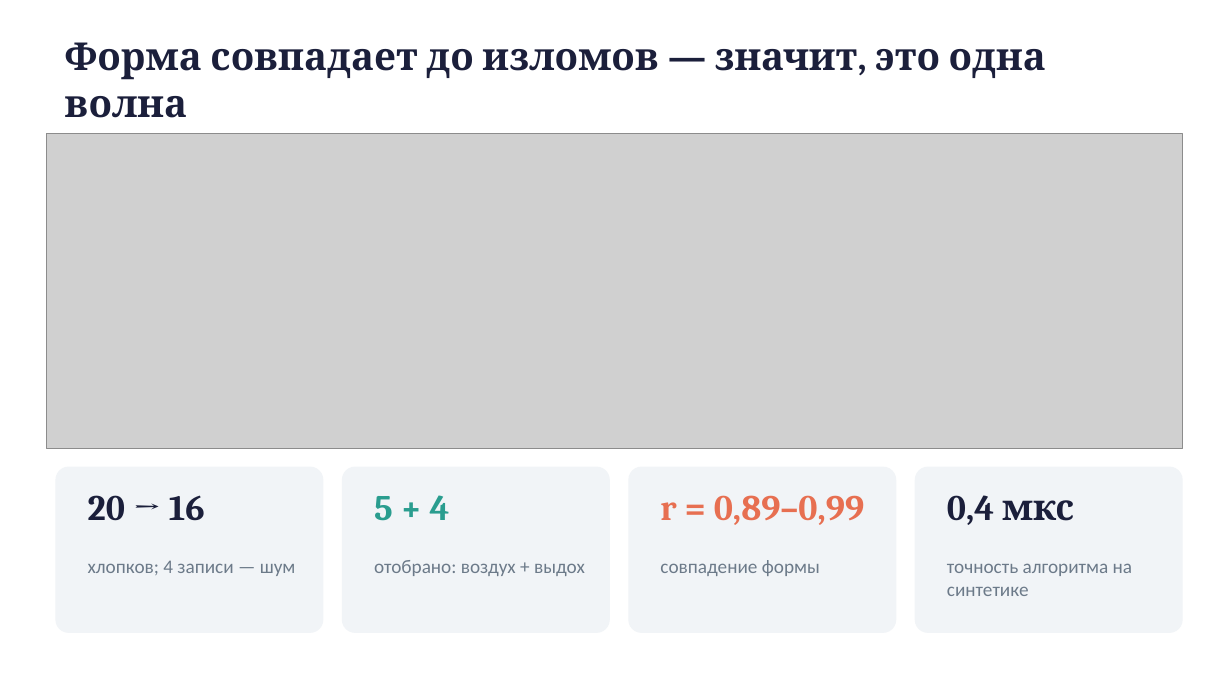
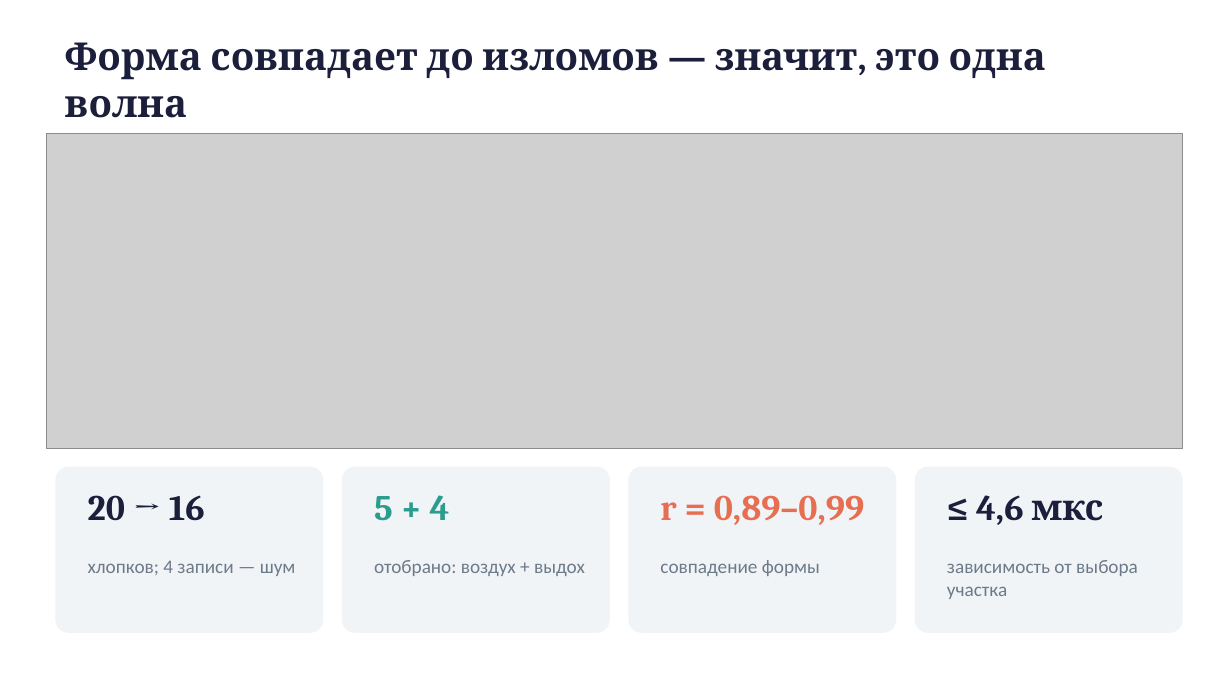
Before and after one commit to Zemiiil/sound-velocity, a slide deck: slide 6 of sound/report/sound-presentation.pptx (slide 5 before the commit). Drawn at 1232x693 pixels with LibreOffice and Linux fonts; fonts in the diff are those of the drawing; grey boxes stand for pictures. Boxes give left, top, right and bottom in pixels: in the first picture for what was removed or moved away, otherwise in the second. Text is boxed around its words. In the diff, an @@ line names an element or a change of style, - is before the commit and + after.

```diff
--- a/sound/report/sound-presentation.pptx
+++ b/sound/report/sound-presentation.pptx
@@ text at [976, 495, 1103, 525]: text changed @@
-0,4 мкс
+≤ 4,6 мкс
@@ text at [947, 560, 1138, 599]: text changed @@
-точность алгоритма на синтетике
+зависимость от выбора участка
```
Also in this commit, not shown: 2 other slides changed, 1 slide added, 7 other files.
